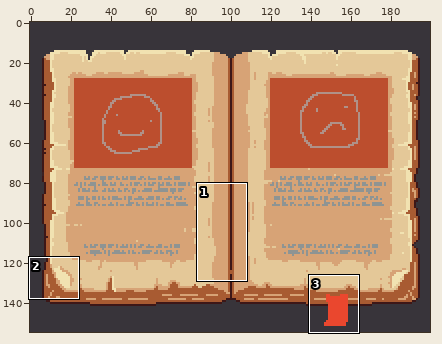
One commit to this sprite sheet: Cards/Assets/Resources/UI/Book.png. Above: a wide view before the commit, with the close-up outlined.
Close-up. The starting point:
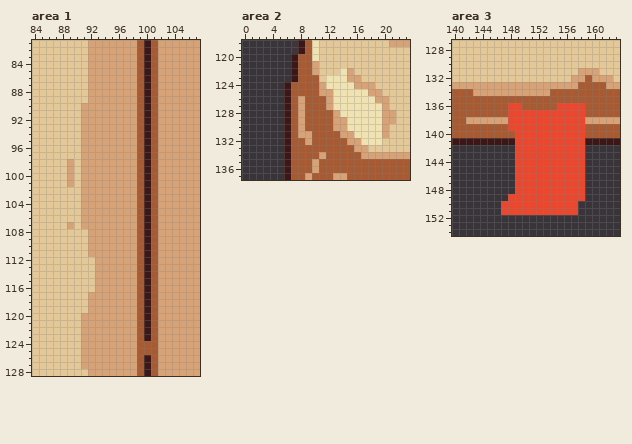
The file is 200x155 pixels. Colours within 5 levels of each other are drawn and written as one. Shown: area 1: x 84..107, y 81..128; area 2: x 0..23, y 118..137; area 3: x 140..163, y 127..154. The commit also changed other parts of the picture, which this record leaves out.
And afterwards:
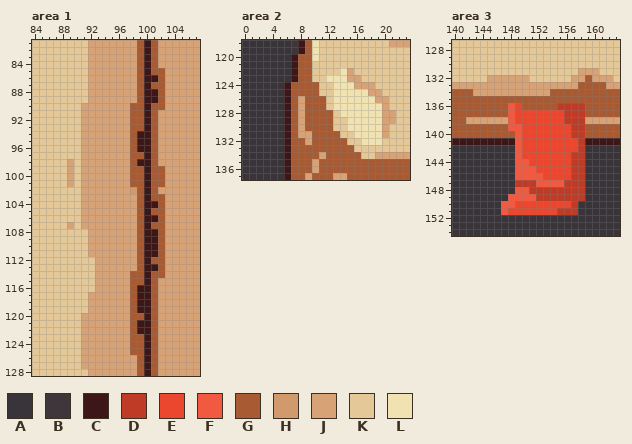
Palette (. is transparent): A #38343a  B #3e363a  C #3d1717  D #bf3b26  E #ea472e  F #f25941  G #a85b32  H #d19a6d  J #d7a376  K #e4c898  L #f1e2b1
From old to new:
Area 1:
Colour G gives way to colour C in row 86 at x 101; in rows 88 to 89 at x 101; in rows 94 to 96 at x 99; in row 98 at x 99; in row 104 at x 101; in row 106 at x 101.
Colour G gives way to colour C in rows 108 to 111 at x 101; in row 113 at x 101; in rows 116 to 119 at x 99; in rows 121 to 122 at x 99; in rows 124 to 125 at x 100.
Colour J gives way to colour G in rows 85 to 89 at x 102; in row 90 at x 98 and 102; in rows 91 to 98 at x 98; in rows 99 to 101 at x 98 and 102; in rows 103 to 113 at x 102; in row 114 at x 98 and 102.
Colour J gives way to colour G in rows 115 to 125 at x 98.
Colour J gives way to colour H in row 102 at x 98.
Area 2:
Colour G gives way to colour K in row 123 at x 10.
Colour J gives way to colour K in rows 121 to 122 at x 10; in row 124 at x 11; in row 125 at x 11 to 12; in rows 126 to 127 at x 12; in row 128 at x 13; in rows 129 to 130 at x 13 to 14.
Colour J gives way to colour K in row 131 at x 14 to 15; in row 132 at x 15 to 16; in row 133 at x 16 to 17; in row 134 at x 17 to 18.
Colour L gives way to colour K in row 124 at x 12.
Area 3:
Colour E gives way to colour D in row 136 at x 155 to 158; in rows 137 to 138 at x 156 to 158; in rows 139 to 140 at x 157 to 158; in rows 141 to 142 at x 158; in rows 143 to 146 at x 157 to 158; in row 147 at x 149 to 151 and 156 to 158.
Colour E gives way to colour D in row 148 at x 151 to 158; in row 149 at x 152 to 158; in row 150 at x 157; in row 151 at x 155 to 157.
Colour E gives way to colour F in rows 136 to 138 at x 148; in row 139 at x 148 to 149; in rows 140 to 143 at x 149; in row 144 at x 149 to 150; in row 145 at x 149 to 151; in row 146 at x 149 to 152.
Colour E gives way to colour F in row 147 at x 152 to 155; in row 148 at x 149 to 150; in row 149 at x 148 to 151; in row 150 at x 147 to 148; in row 151 at x 147.
Colour K gives way to colour J in row 132 at x 145 to 150.
Where, in picture pixels (left, top, right, bottom), the same in both close-ups:
changed: (130, 68, 165, 355)
changed: (312, 61, 375, 159)
changed: (487, 75, 529, 82)
changed: (501, 103, 585, 215)
